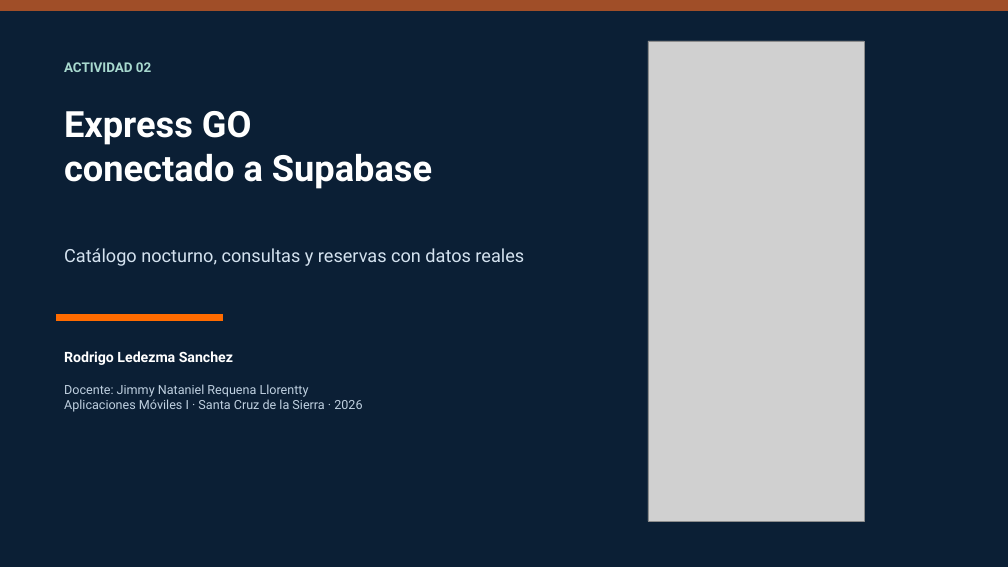
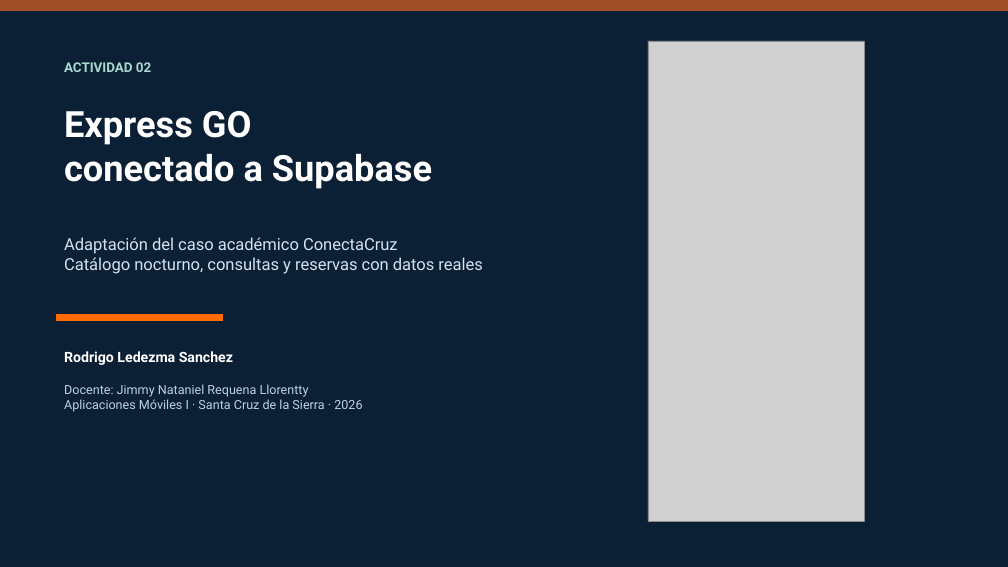
Before and after one commit to ROXIAN120/Aplicaciones-moviles-1, a slide deck: slide 1 of entrega_actividad_02/Presentacion_Actividad_02_Express_GO_Supabase.pptx. Drawn at 1008x567 pixels with LibreOffice and Linux fonts; fonts in the diff are those of the drawing; grey boxes stand for pictures. Boxes give left, top, right and bottom in pixels: in the first picture for what was removed or moved away, otherwise in the second. Text is boxed around its words. In the diff, an @@ line names an element or a change of style, - is before the commit and + after.

```diff
--- a/entrega_actividad_02/Presentacion_Actividad_02_Express_GO_Supabase.pptx
+++ b/entrega_actividad_02/Presentacion_Actividad_02_Express_GO_Supabase.pptx
@@ text "Adaptación del caso académico ConectaCruz": place and size @@
-text "Adaptación del caso académico ConectaCruz" at box(64, 248, 524, 266)
+text "Adaptación del caso académico ConectaCruz" at box(64, 237, 482, 274)
@@ text at box(64, 237, 398, 254): paragraph added @@
+Adaptación del caso académico ConectaCruz
@@ text at box(64, 257, 482, 274): size 17.2 to 15.8 pt in "Catálogo nocturno, consultas y reservas con datos ..." @@
```
Also in this commit, not shown: 2 other slides changed, 5 other files.
